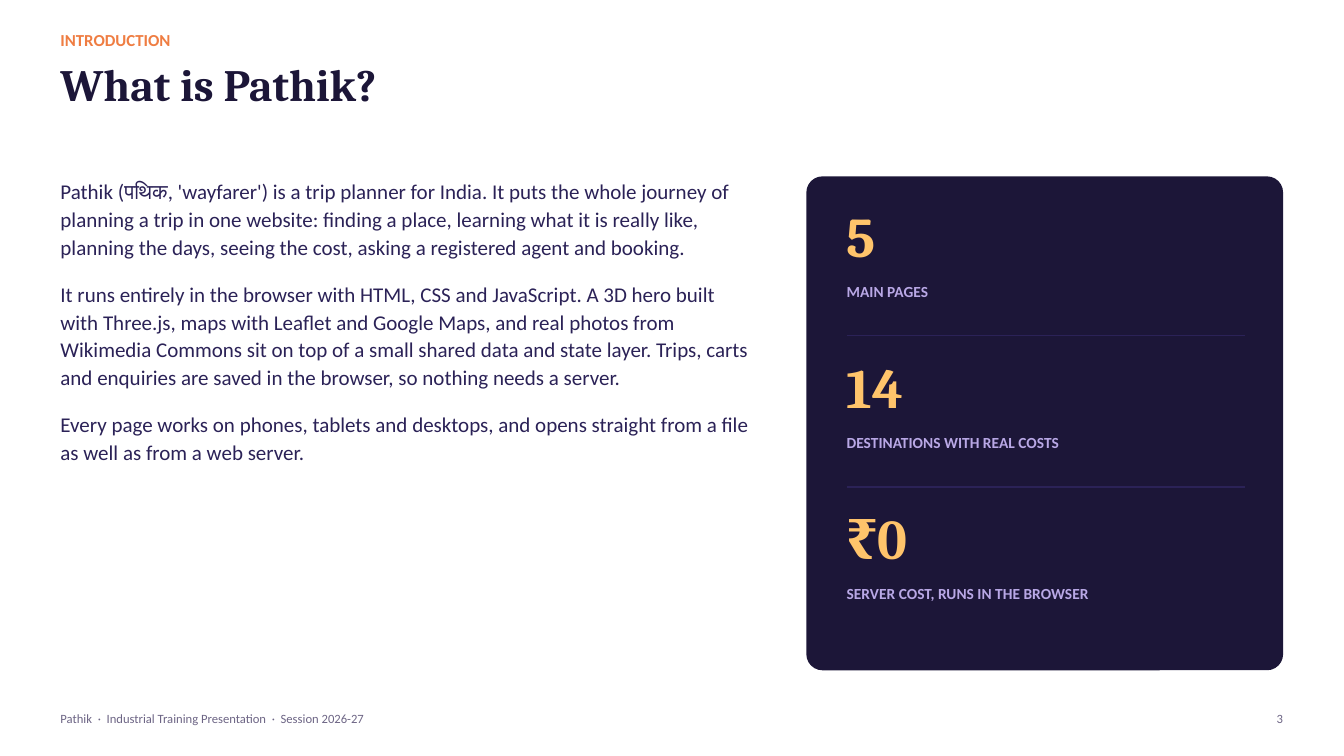
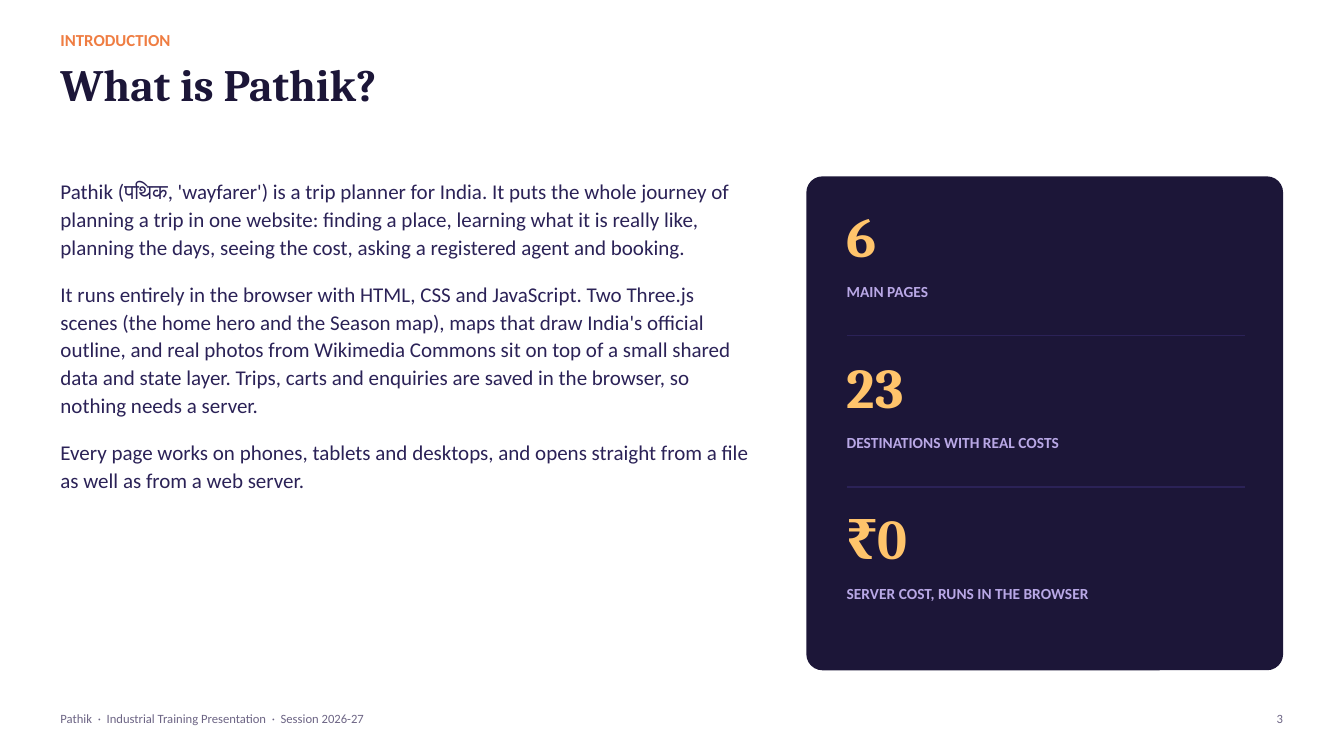
Before and after one commit to Hanu2908/intership_project, a slide deck: slide 3 of docs/presentation/Pathik_Project_Presentation.pptx. Drawn at 1344x756 pixels with LibreOffice and Linux fonts; fonts in the diff are those of the drawing; background and template pictures are left out. Boxes give left, top, right and bottom in pixels: in the first picture for what was removed or moved away, otherwise in the second. Text is boxed around its words. In the diff, an @@ line names an element or a change of style, - is before the commit and + after.

Commit message:
Presentation: new hero, Season map and official-map slides; updated numbers (18 slides)

```diff
--- a/docs/presentation/Pathik_Project_Presentation.pptx
+++ b/docs/presentation/Pathik_Project_Presentation.pptx
@@ text at [847,219,877,258]: text changed @@
-5
+6
@@ text at [60,287,730,417]: text changed @@
-It runs entirely in the browser with HTML, CSS and JavaScript. A 3D hero built with Three.js, maps with Leaflet and Google Maps, and real photos from Wikimedia Commons sit on top of a small shared data and state layer. Trips, carts and enquiries are saved in the browser, so nothing needs a server.
+It runs entirely in the browser with HTML, CSS and JavaScript. Two Three.js scenes (the home hero and the Season map), maps that draw India's official outline, and real photos from Wikimedia Commons sit on top of a small shared data and state layer. Trips, carts and enquiries are saved in the browser, so nothing needs a server.
@@ text at [847,370,904,409]: text changed @@
-14
+23
```
Also in this commit, not shown: 10 other slides changed, 4 slides added.
